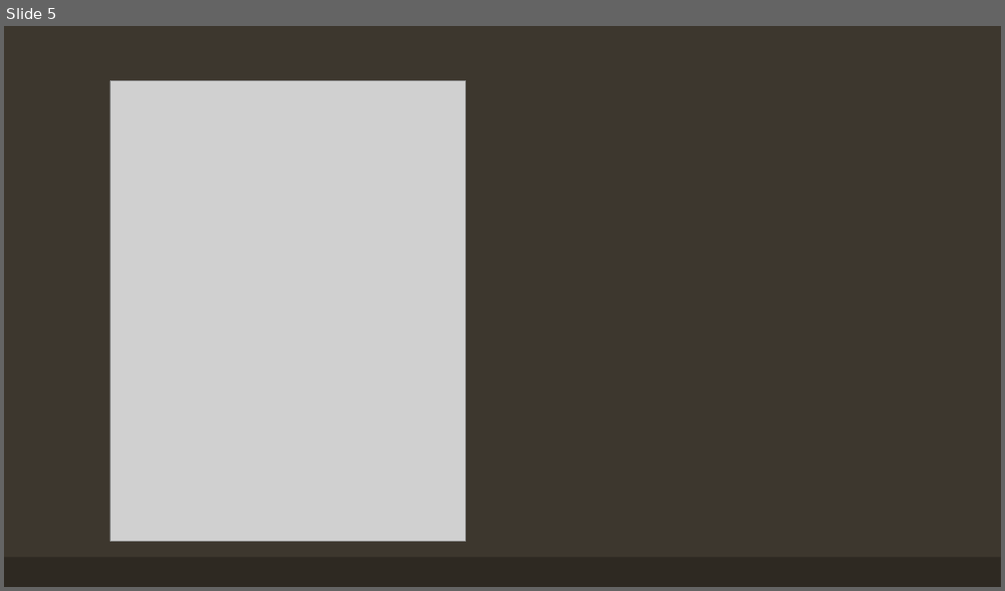
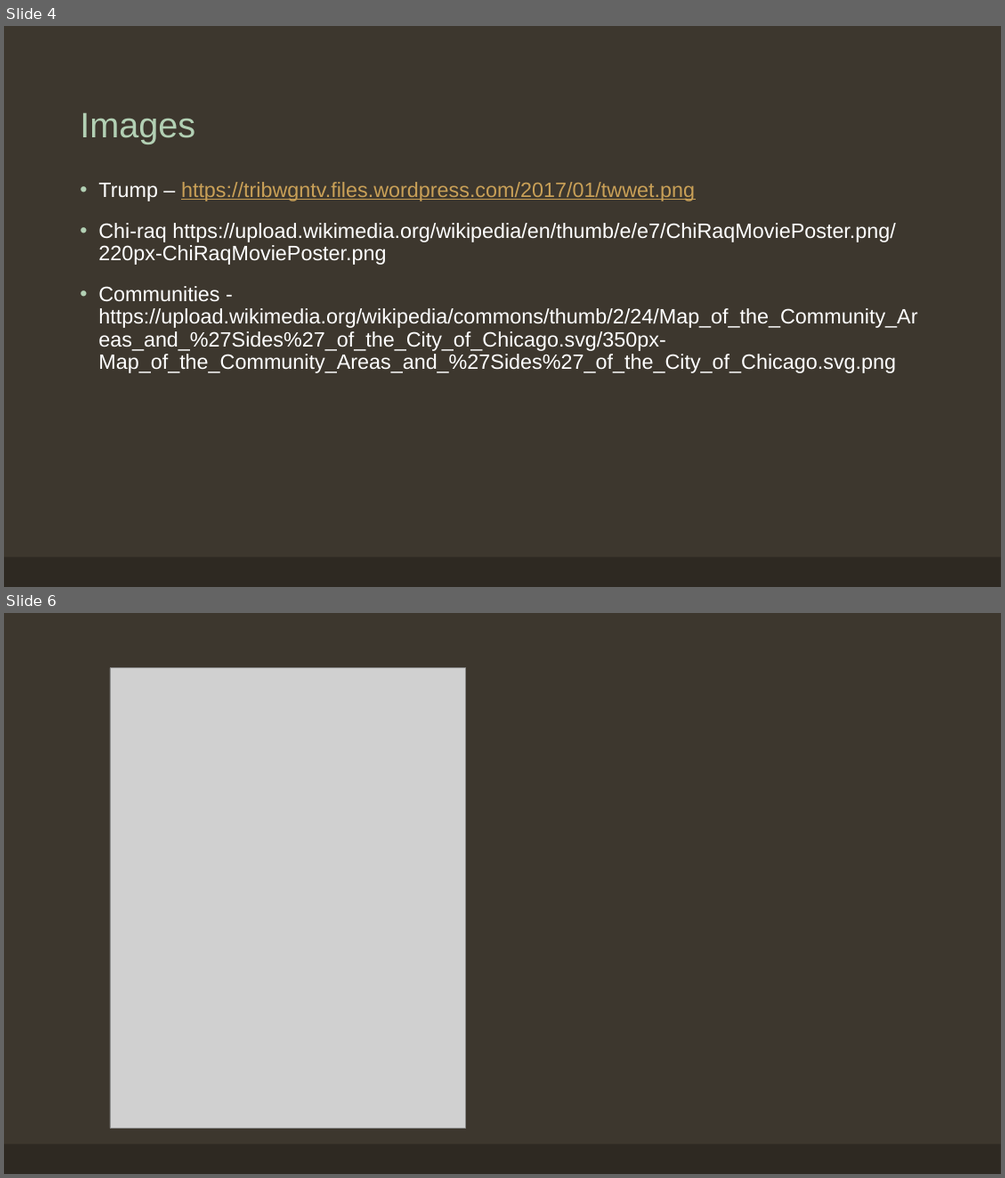
Before and after one commit to EEPlei/Americas-Warzone-Class-Project, a slide deck: Slides/final_slides.pptx. Shown one above the other, each under a label of ours: slide 5 before the commit, slides 4 and 6 after it; the slides between them are not shown. The pictures are 1005x591 and 1005x1178 pixels, drawn with LibreOffice and Linux fonts; fonts in the diff are those of the drawing; grey boxes stand for pictures. Boxes give left, top, right and bottom in pixels: in the first picture for what was removed or moved away, otherwise in the second. Text is boxed around its words. In the diff, an @@ line names an element or a change of style, - is before the commit and + after.

```diff
--- a/Slides/final_slides.pptx
+++ b/Slides/final_slides.pptx
@@ slide 4 added at [4, 26, 1001, 587], background #3D372E; not listed: 1 template element that a slide beside it also shows @@
@@ title added at [80, 112, 195, 144], 34 pt, text #B2D0B4 @@
+Images
@@ text added at [98, 182, 917, 373], 20 pt, text #FFFFFF @@
+• Trump – https://tribwgntv.files.wordpress.com/2017/01/twwet.png
+• Chi-raq https://upload.wikimedia.org/wikipedia/en/thumb/e/e7/ChiRaqMoviePoster.png/220px-ChiRaqMoviePoster.png
+• Communities - https://upload.wikimedia.org/wikipedia/commons/thumb/2/24/Map_of_the_Community_Areas_and_%27Sides%27_of_the_City_of_Chicago.svg/350px-Map_of_the_Community_Areas_and_%27Sides%27_of_the_City_of_Chicago.svg.png
@@ what was slide 5 is now slide 6 @@
```
Also in this commit, not shown: 4 slides changed, 7 other slides added, 1 slide removed.
